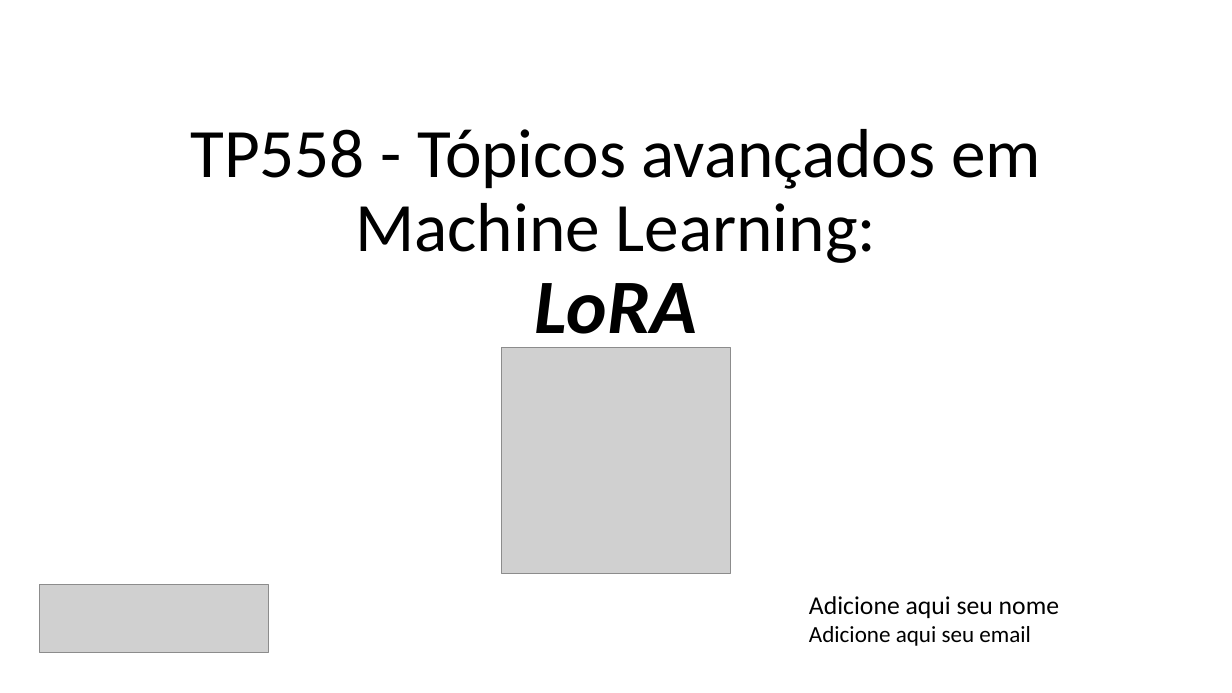
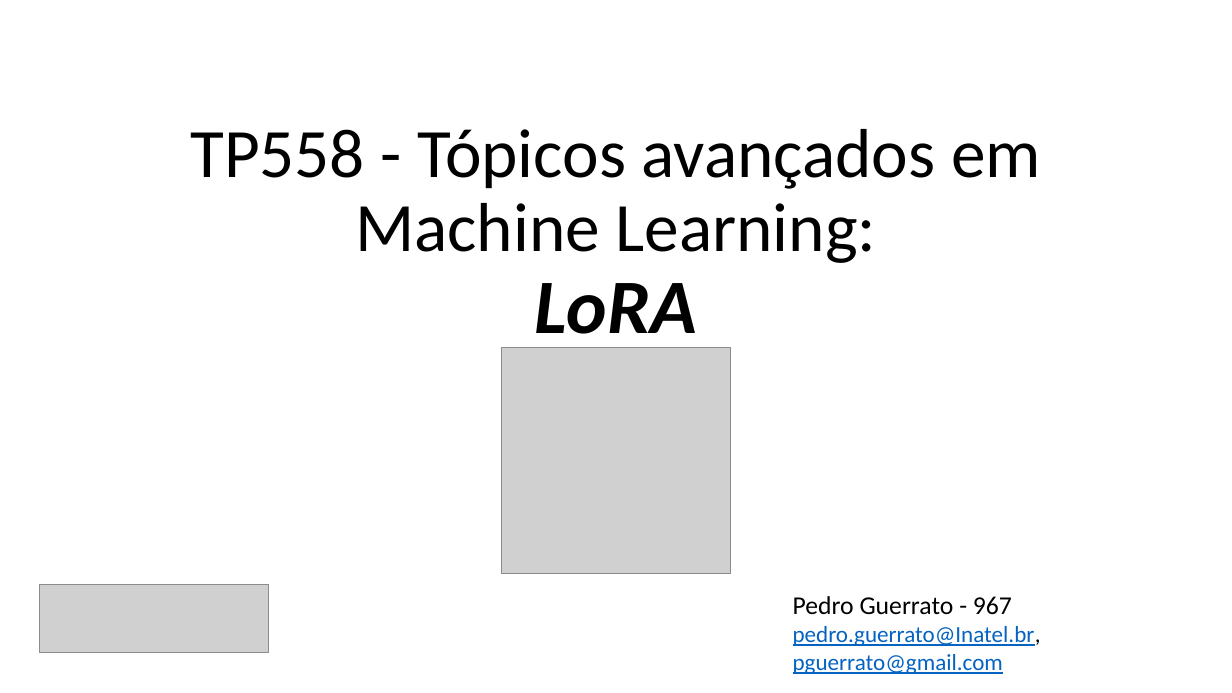
Before and after one commit to guerrato/guerrato_967_tp558, a slide deck: slide 1 of seminarios/ciclo 2/TP558_LoRA.pptx. Drawn at 1232x693 pixels with LibreOffice and Linux fonts; fonts in the diff are those of the drawing; grey boxes stand for pictures. Boxes give left, top, right and bottom in pixels: in the first picture for what was removed or moved away, otherwise in the second. Text is boxed around its words. In the diff, an @@ line names an element or a change of style, - is before the commit and + after.

Commit message:
Finish version 1 of LoRA presentation

```diff
--- a/seminarios/ciclo 2/TP558_LoRA.pptx
+++ b/seminarios/ciclo 2/TP558_LoRA.pptx
@@ text at bbox=[793, 596, 1041, 674]: text changed; text colour #000000 to #0563C1 @@
-Adicione aqui seu nome
-Adicione aqui seu email
+Pedro Guerrato - 967
+pedro.guerrato@Inatel.br, pguerrato@gmail.com
```
Also in this commit, not shown: 5 other slides changed, 1 slide added, 1 other file.
